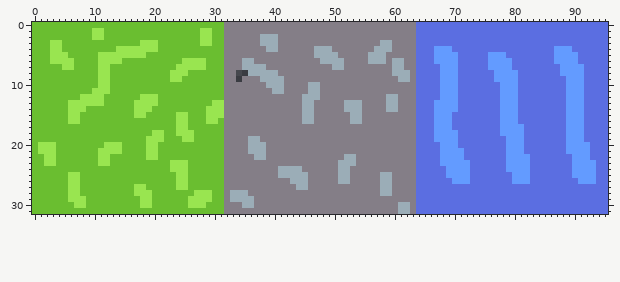
File history of a sprite sheet, assets/textures/tiles.png. This is how it looked before the edit.
The file is 96x32 pixels.
After the commit:
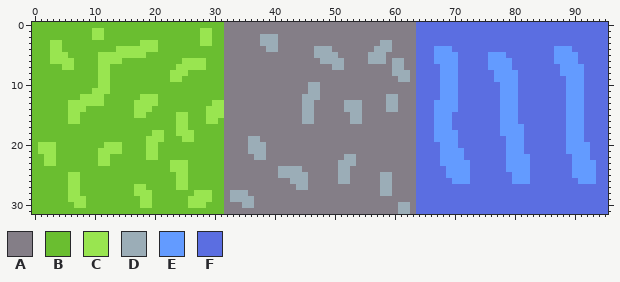
Palette (. is transparent): A #847e87  B #6abe30  C #99e550  D #9badb7  E #639bff  F #5b6ee1
What changed:
y 6: x 35..36 DD -> AA
y 7: x 35..38 DDDD -> AAAA
y 8: x 34..40 ..DDDDD -> AAAAAAA
y 9: x 34 . -> A; x 38..41 DDDD -> AAAA
y 10: x 39..41 DDD -> AAA
y 11: x 40..41 DD -> AA
Pixel boxes of the changes (left, top, right, bottom) in both pictures:
changed: (236, 58, 284, 94)
